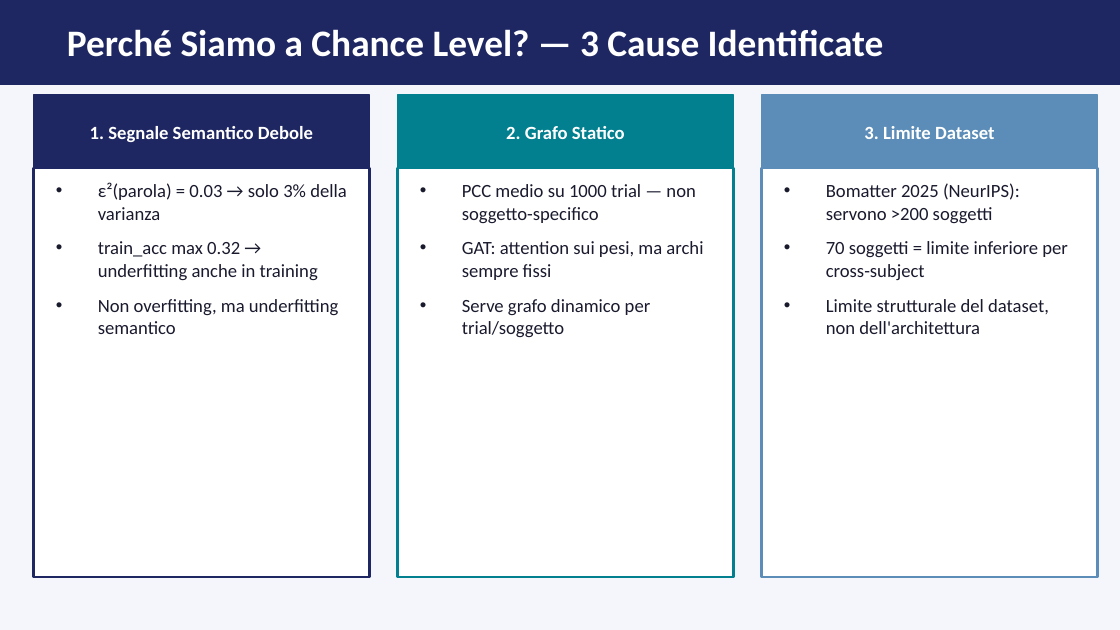
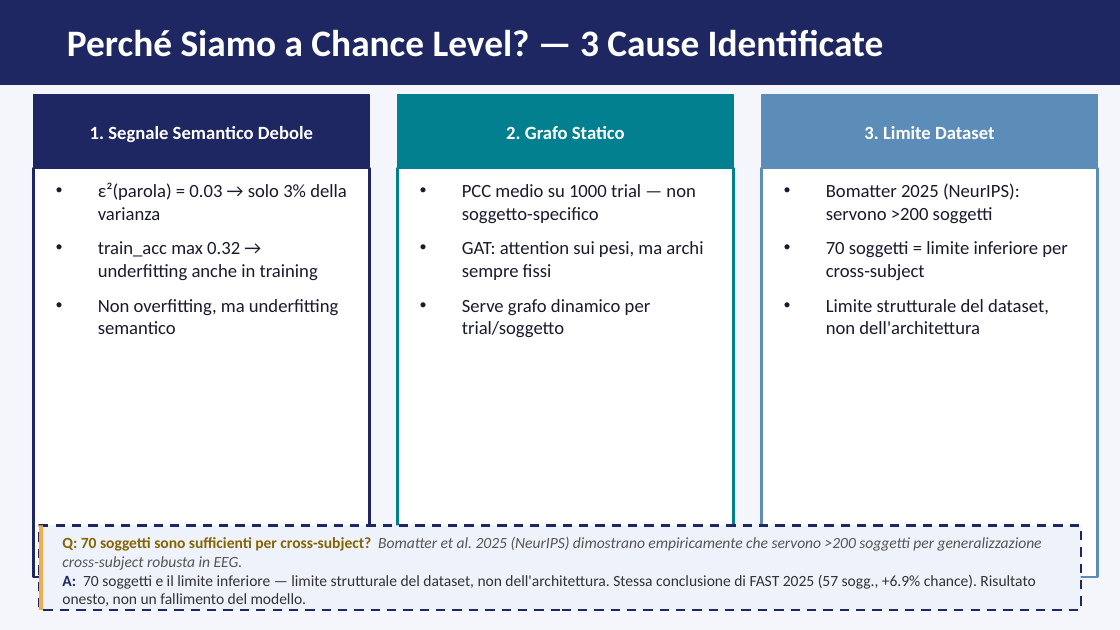
Before and after one commit to daniele22-u/miralis-hypergraph-imagined-speech, a slide deck: slide 10 of docs/presentations/presentation_stato_lavori_apr2026.pptx. Drawn at 1120x630 pixels with LibreOffice and Linux fonts; fonts in the diff are those of the drawing. Boxes give left, top, right and bottom in pixels: in the first picture for what was removed or moved away, otherwise in the second. Text is boxed around its words. In the diff, an @@ line names an element or a change of style, - is before the commit and + after.

```diff
--- a/docs/presentations/presentation_stato_lavori_apr2026.pptx
+++ b/docs/presentations/presentation_stato_lavori_apr2026.pptx
@@ rectangle added at (39, 525, 1081, 609), fill #EEF2FA, outline #1E2761 1.5 pt dashed @@
@@ rectangle added at (39, 525, 43, 609), fill #F0AD4E @@
@@ text added at (62, 537, 1042, 606), 10 pt, text #333333 @@
+Q: 70 soggetti sono sufficienti per cross-subject? Bomatter et al. 2025 (NeurIPS) dimostrano empiricamente che servono >200 soggetti per generalizzazione cross-subject robusta in EEG.
+A: 70 soggetti e il limite inferiore — limite strutturale del dataset, non dell'architettura. Stessa conclusione di FAST 2025 (57 sogg., +6.9% chance). Risultato onesto, non un fallimento del modello.
```
Also in this commit, not shown: 3 other files.
